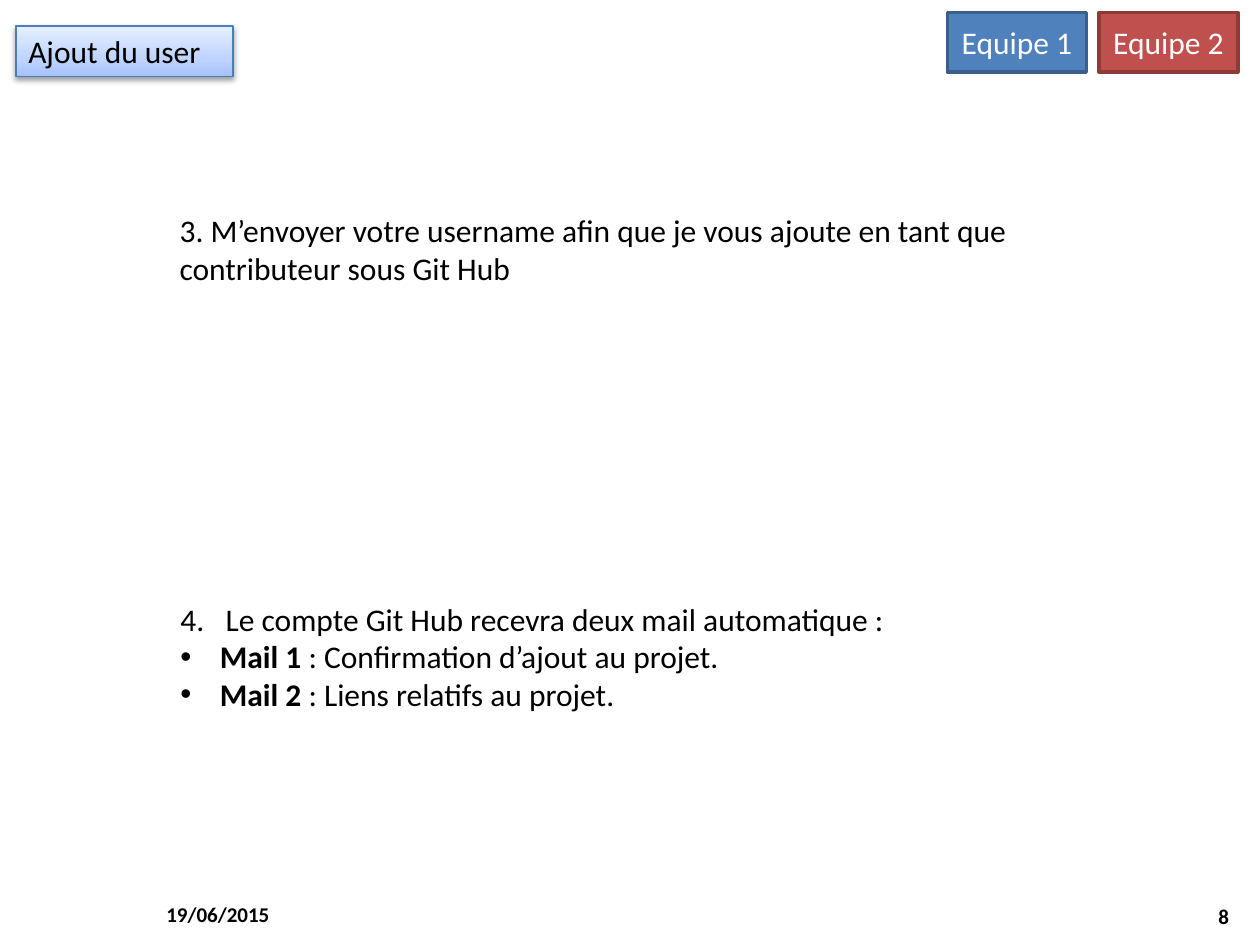
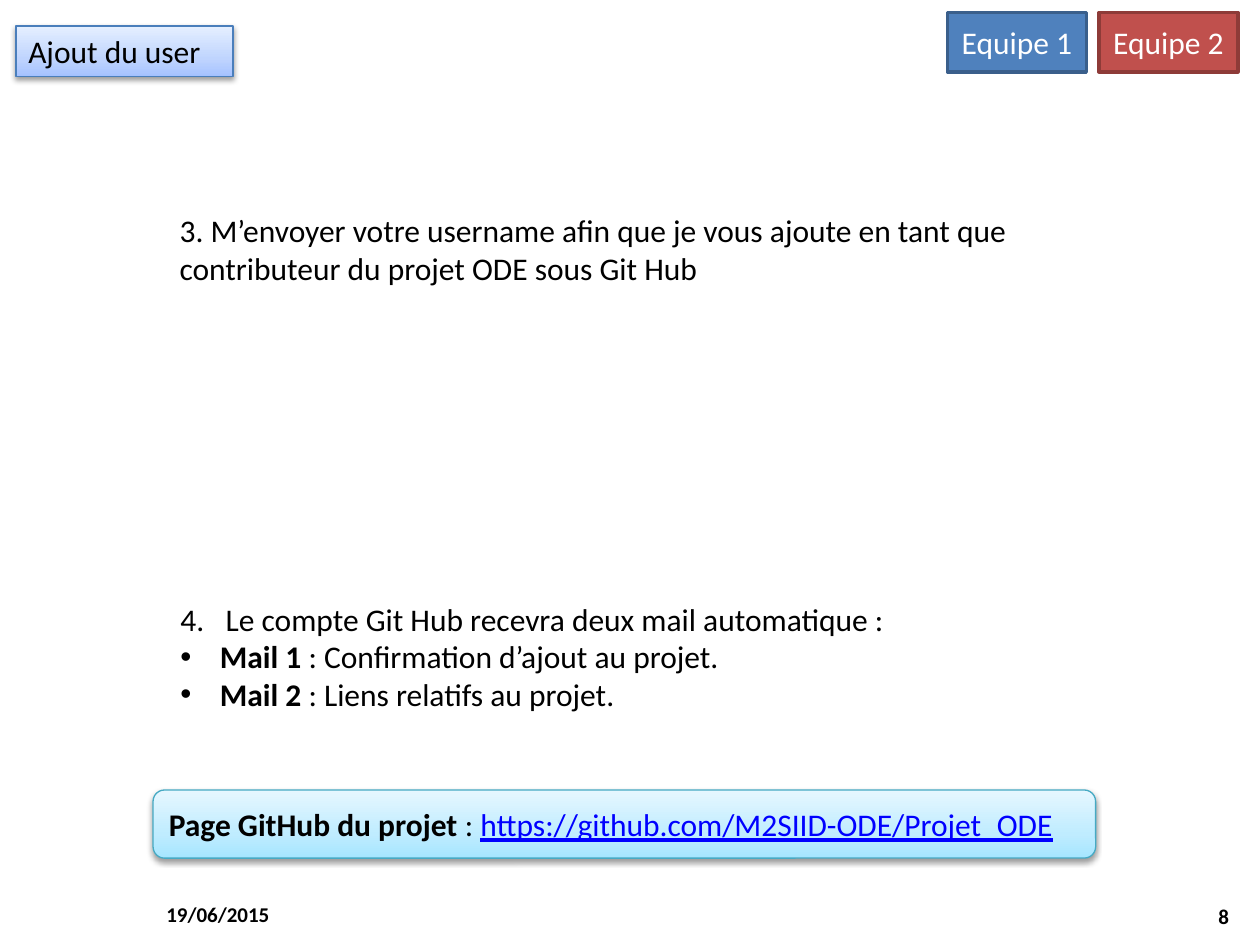
Before and after one commit to M2SIID-ODE/Projet_ODE, a slide deck: slide 8 of Documentation/3 - Documentation technique/Installation_PostesDevs_2015-06_19_v1.pptx. Drawn at 1260x945 pixels with LibreOffice and Linux fonts; fonts in the diff are those of the drawing; background and template pictures are left out. Boxes give left, top, right and bottom in pixels: in the first picture for what was removed or moved away, otherwise in the second. Text is boxed around its words. In the diff, an @@ line names an element or a change of style, - is before the commit and + after.

```diff
--- a/Documentation/3 - Documentation technique/Installation_PostesDevs_2015-06_19_v1.pptx
+++ b/Documentation/3 - Documentation technique/Installation_PostesDevs_2015-06_19_v1.pptx
@@ text at (180,220,1006,286): text changed @@
-3. M’envoyer votre username afin que je vous ajoute en tant que contributeur sous Git Hub
+3. M’envoyer votre username afin que je vous ajoute en tant que contributeur du projet ODE sous Git Hub
@@ rounded rectangle added at (154,790,1096,858), fill gradient #A7E6FF to #C1EDFF to #E7F8FF, outline #46AAC5 0.75 pt, 18 pt, text #0000FF, underline @@
+Page GitHub du projet : https://github.com/M2SIID-ODE/Projet_ODE
```
Also in this commit, not shown: 3 other slides changed, 3 slides added, 2 slides removed.
